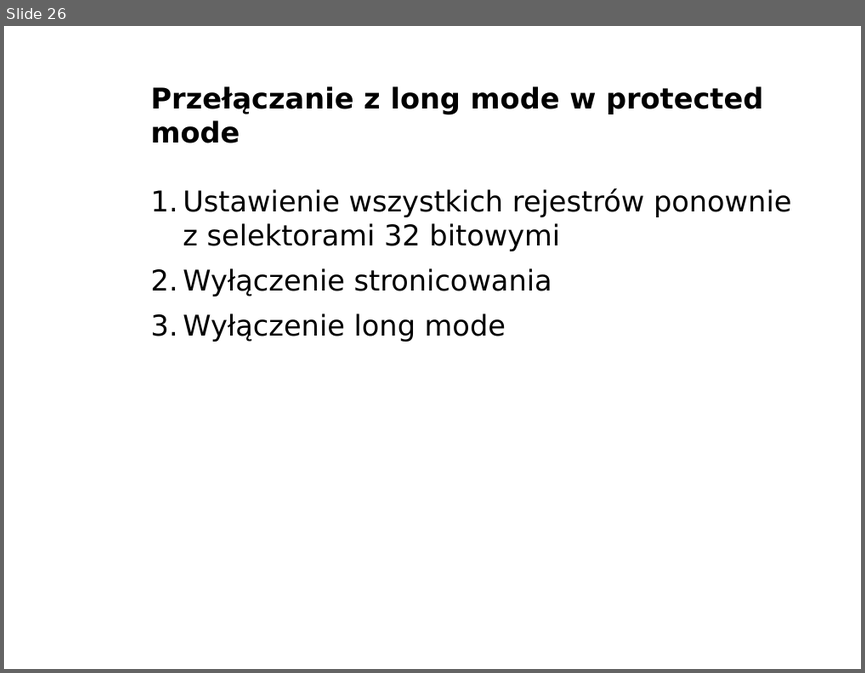
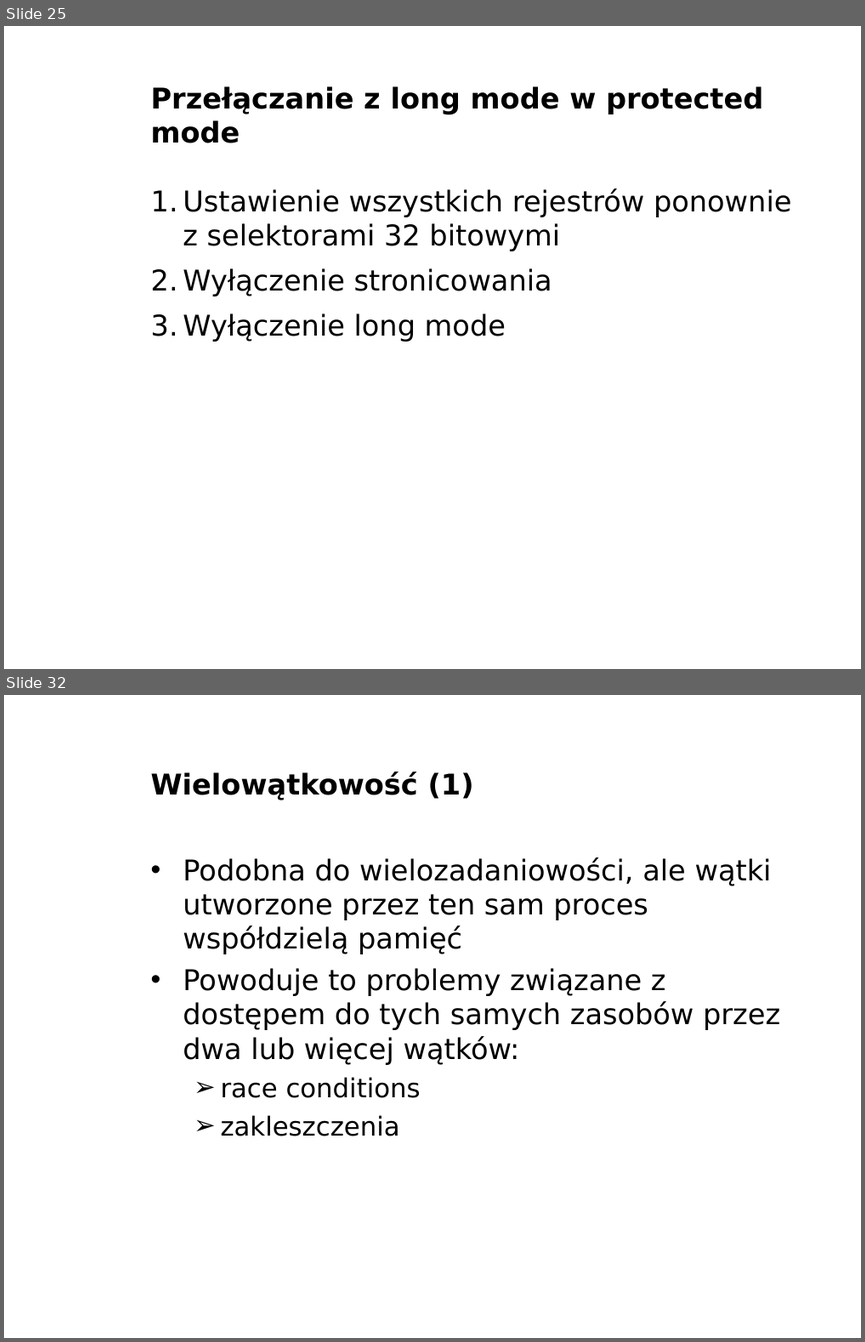
Before and after one commit to bercik/pn_prezentacja, a slide deck: robert/prezentacja.odp. Shown one above the other, each under a label of ours: slide 26 before the commit, slides 25 and 32 after it; the slides between them are not shown. The pictures are 865x673 and 865x1342 pixels, drawn with LibreOffice and Linux fonts; fonts in the diff are those of the drawing; background and template pictures are left out. Boxes give left, top, right and bottom in pixels: in the first picture for what was removed or moved away, otherwise in the second. Text is boxed around its words. In the diff, an @@ line names an element or a change of style, - is before the commit and + after.

```diff
--- a/robert/prezentacja.odp
+++ b/robert/prezentacja.odp
@@ slide 32 added at bbox=[4, 695, 861, 1338], background picture (left out) @@
@@ title added at bbox=[151, 771, 474, 800], 24 pt, text #000000, bold @@
+Wielowątkowość (1)
@@ text added at bbox=[182, 857, 780, 1136], 24 pt, text #000000 @@
+• Podobna do wielozadaniowości, ale wątki utworzone przez ten sam proces współdzielą pamięć
+• Powoduje to problemy związane z dostępem do tych samych zasobów przez dwa lub więcej wątków:
+  ➢ race conditions
+  ➢ zakleszczenia
@@ text added at bbox=[720, 1315, 861, 1338], 11 pt, text #FFFFFF, bold @@
+www.agh.edu.pl
@@ what was slide 26 is now slide 25 @@
```
Also in this commit, not shown: 1 slide changed, 11 other slides added, 3 other files.
